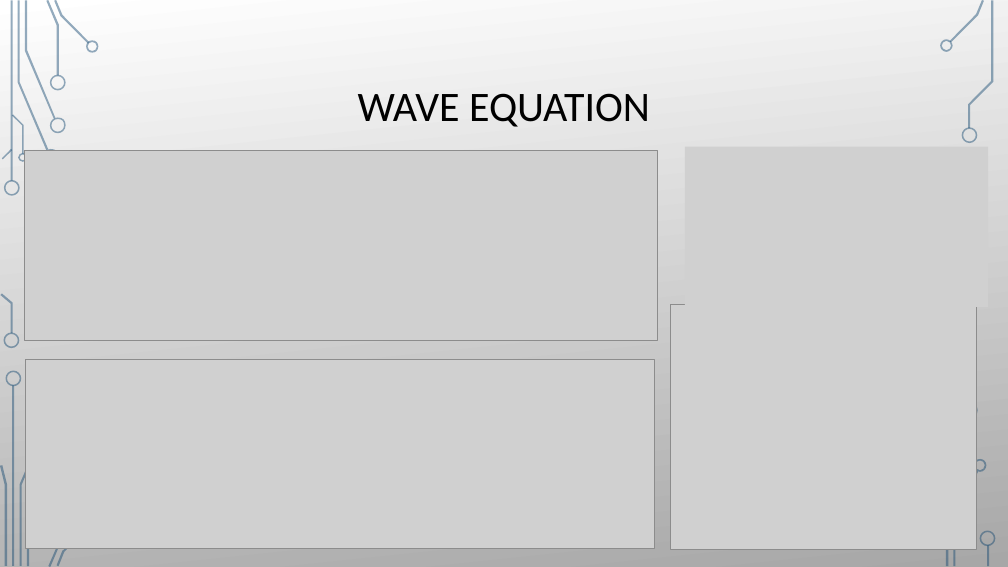
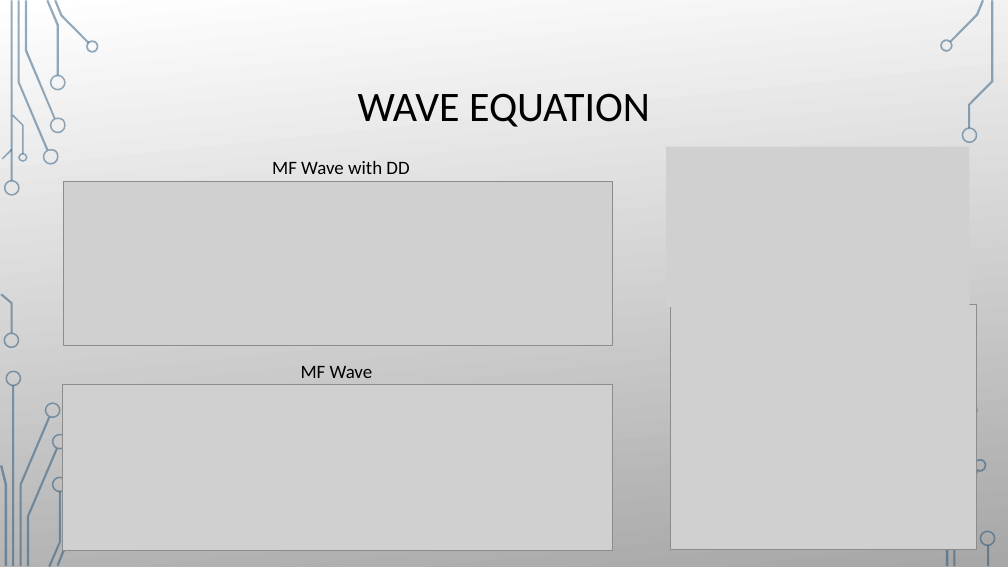
Before and after one commit to damienbeecroft/pnnl_research, a slide deck: slide 11 of MFFBPINNs.pptx (slide 10 before the commit). Drawn at 1008x567 pixels with LibreOffice and Linux fonts; fonts in the diff are those of the drawing; grey boxes stand for pictures; background and template pictures are left out. Boxes give left, top, right and bottom in pixels: in the first picture for what was removed or moved away, otherwise in the second. Text is boxed around its words. In the diff, an @@ line names an element or a change of style, - is before the commit and + after.

```diff
--- a/MFFBPINNs.pptx
+++ b/MFFBPINNs.pptx
@@ picture: place and size @@
-picture at box(685, 147, 988, 307)
+picture at box(666, 147, 969, 307)
@@ text added at box(272, 161, 409, 174), 18 pt, text #000000 @@
+MF Wave with DD
@@ picture: place and size @@
-picture at box(25, 150, 658, 340)
+picture at box(64, 181, 613, 346)
@@ picture: place and size @@
-picture at box(25, 359, 655, 548)
+picture at box(63, 385, 613, 550)
@@ text added at box(301, 366, 373, 378), 18 pt, text #000000 @@
+MF Wave
@@ freeform shape added at box(44, 402, 60, 418), fill gradient #134770 to #B4FFFF @@
@@ freeform shape added at box(45, 402, 60, 418), fill #134770 at 45% opacity @@
@@ freeform shape added at box(51, 434, 67, 450), fill gradient #134770 to #B4FFFF @@
@@ freeform shape added at box(52, 434, 68, 450), fill #134770 at 45% opacity @@
@@ freeform shape added at box(51, 476, 67, 492), fill gradient #134770 to #B4FFFF @@
@@ freeform shape added at box(52, 476, 68, 492), fill #134770 at 45% opacity @@
```
Also in this commit, not shown: 8 other slides changed, 2 slides added, 14 other files.
